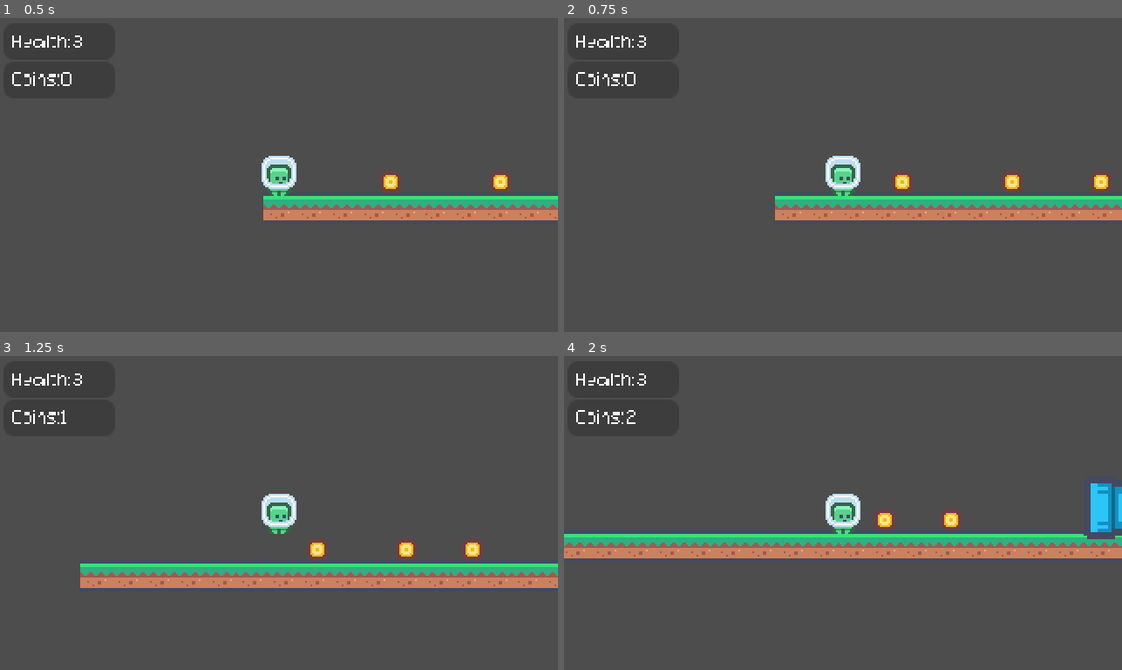
Above: before the commit, frames 1-4 (two rows, left to right).
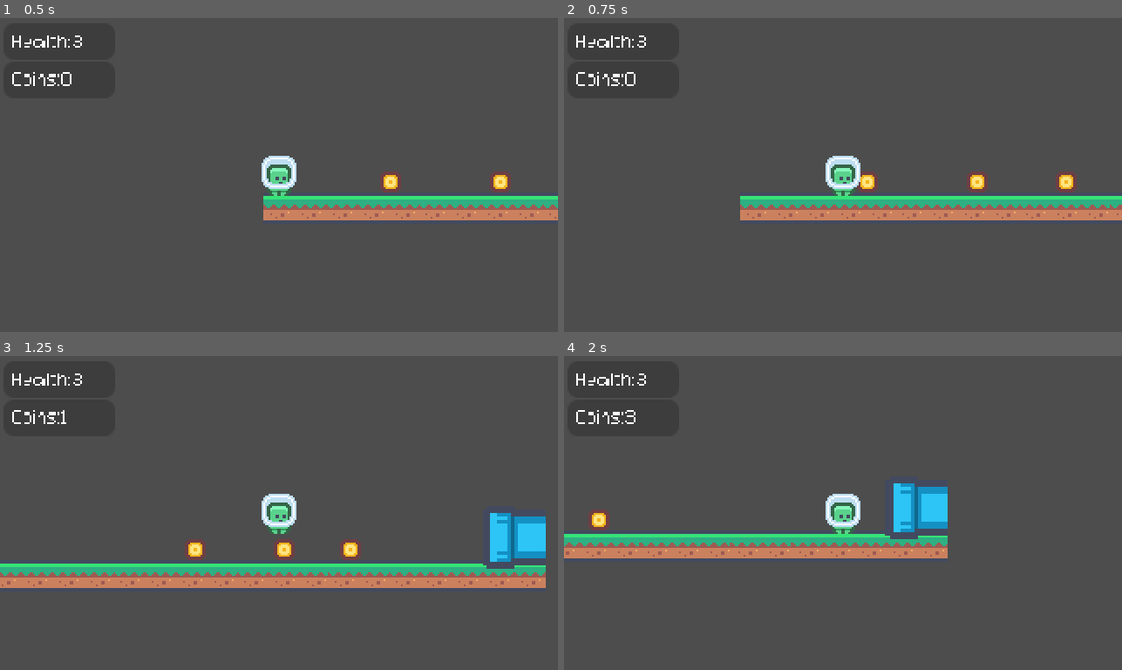
Above: after the commit, the same moments.

Repository: platz-halter/mario_clone
Game: Godot game, scene res://world.tscn
The game is run twice, just before and just after one commit, with the same random seed, the same clock (stepped at 60 frames per second) and the same inputs.
Inputs:
- Up to frame 1 (0.5 s): no input
- Up to frame 2 (0.75 s): tap Enter at 0.5 s; hold Right (ui_right) from 0.53 s (still down); hold Shift (dash) from 0.53 s (still down)
- Up to frame 3 (1.25 s): keep holding Right (ui_right); keep holding Shift (dash); tap Up (ui_up) at 0.77 s
- Up to frame 4 (2 s): keep holding Right (ui_right); release Shift (dash) at 1.28 s; tap Shift (dash) at 1.35 s; tap Up (ui_up) at 1.52 s

Frame 1 is identical in both runs. In frame 2, 2.6% of the frame differs, in the area x 31-100%, y 48-65%; in frame 3, 4.8%; in frame 4, 5.9%, in the area x 0-100%, y 17-65%.

Commit message:
Level and MOvement

Diff:
--- a/Levels/level_3.tscn
+++ b/Levels/level_3.tscn
@@ -1,3 +1,104 @@
-[gd_scene format=3 uid="uid://dnsr05iobcsfc"]
+[gd_scene load_steps=6 format=3 uid="uid://dnsr05iobcsfc"]
+
+[ext_resource type="PackedScene" uid="uid://d3nmtktli0buh" path="res://Objects/Utils/player_start.tscn" id="1_m05fh"]
+[ext_resource type="PackedScene" uid="uid://dhs7x7suf33og" path="res://Objects/Blocks/Grass/grass_floor.tscn" id="2_pd0vj"]
+[ext_resource type="PackedScene" uid="uid://bcrsdo1274r70" path="res://Objects/LevelElements/portal.tscn" id="3_tme3x"]
+[ext_resource type="PackedScene" uid="uid://iam8m73tj80w" path="res://Objects/LevelElements/coins.tscn" id="4_gyomg"]
+[ext_resource type="PackedScene" uid="uid://dxftjpgp8q6ol" path="res://Objects/LevelElements/spikes.tscn" id="5_nkaui"]
 
 [node name="level_3" type="Node2D"]
+
+[node name="PlayerStart" parent="." instance=ExtResource("1_m05fh")]
+position = Vector2(13, 78)
+
+[node name="grass_floor" parent="." instance=ExtResource("2_pd0vj")]
+position = Vector2(10, 100)
+
+[node name="grass_floor2" parent="." instance=ExtResource("2_pd0vj")]
+position = Vector2(28, 100)
+
+[node name="grass_floor3" parent="." instance=ExtResource("2_pd0vj")]
+position = Vector2(46, 100)
+
+[node name="grass_floor4" parent="." instance=ExtResource("2_pd0vj")]
+position = Vector2(64, 114)
+
+[node name="grass_floor5" parent="." instance=ExtResource("2_pd0vj")]
+position = Vector2(82, 114)
+
+[node name="grass_floor6" parent="." instance=ExtResource("2_pd0vj")]
+position = Vector2(100, 114)
+
+[node name="grass_floor7" parent="." instance=ExtResource("2_pd0vj")]
+position = Vector2(118, 114)
+
+[node name="grass_floor8" parent="." instance=ExtResource("2_pd0vj")]
+position = Vector2(136, 100)
+
+[node name="grass_floor9" parent="." instance=ExtResource("2_pd0vj")]
+position = Vector2(154, 100)
+
+[node name="grass_floor10" parent="." instance=ExtResource("2_pd0vj")]
+position = Vector2(172, 86)
+
+[node name="grass_floor11" parent="." instance=ExtResource("2_pd0vj")]
+position = Vector2(190, 86)
+
+[node name="grass_floor12" parent="." instance=ExtResource("2_pd0vj")]
+position = Vector2(208, 86)
+
+[node name="grass_floor13" parent="." instance=ExtResource("2_pd0vj")]
+position = Vector2(226, 72)
+
+[node name="grass_floor14" parent="." instance=ExtResource("2_pd0vj")]
+position = Vector2(190, 38)
+
+[node name="grass_floor15" parent="." instance=ExtResource("2_pd0vj")]
+position = Vector2(172, 38)
+
+[node name="grass_floor16" parent="." instance=ExtResource("2_pd0vj")]
+position = Vector2(244, 72)
+
+[node name="grass_floor17" parent="." instance=ExtResource("2_pd0vj")]
+position = Vector2(262, 58)
+
+[node name="grass_floor18" parent="." instance=ExtResource("2_pd0vj")]
+position = Vector2(281, 44)
+
+[node name="grass_floor19" parent="." instance=ExtResource("2_pd0vj")]
+position = Vector2(154, 38)
+
+[node name="grass_floor20" parent="." instance=ExtResource("2_pd0vj")]
+position = Vector2(136, 24)
+rotation = -0.00431479
+
+[node name="grass_floor21" parent="." instance=ExtResource("2_pd0vj")]
+position = Vector2(118, 24)
+
+[node name="grass_floor22" parent="." instance=ExtResource("2_pd0vj")]
+position = Vector2(100, 24)
+
+[node name="Portal" parent="." instance=ExtResource("3_tme3x")]
+position = Vector2(76, 4)
+rotation = 3.13689
+
+[node name="grass_floor23" parent="." instance=ExtResource("2_pd0vj")]
+position = Vector2(84, 24)
+
+[node name="grass_floor24" parent="." instance=ExtResource("2_pd0vj")]
+position = Vector2(66, 24)
+
+[node name="coin" parent="." instance=ExtResource("4_gyomg")]
+position = Vector2(190, 70)
+
+[node name="coin2" parent="." instance=ExtResource("4_gyomg")]
+position = Vector2(99, 97)
+
+[node name="coin3" parent="." instance=ExtResource("4_gyomg")]
+position = Vector2(171, 22)
+
+[node name="spikes" parent="." instance=ExtResource("5_nkaui")]
+position = Vector2(154, 22)
+
+[node name="spikes2" parent="." instance=ExtResource("5_nkaui")]
+position = Vector2(82, 98)
--- a/player.gd
+++ b/player.gd
@@ -1,11 +1,11 @@
 extends CharacterBody2D
 
-@export var max_speed 			= 50
-@export var jump_power 			= 50
+@export var max_speed 			= 100
+@export var jump_power 			= 100
 @export var local_grav 			= 2
-@export var jump_cooldown 		= 2
+@export var jump_cooldown 		= 1
 @export var max_health 			= 3
-@export var dash_max 			= 100
+@export var dash_max 			= 150
 @export var dash_cooldown_dur 	= 10
 
 var local_speed
